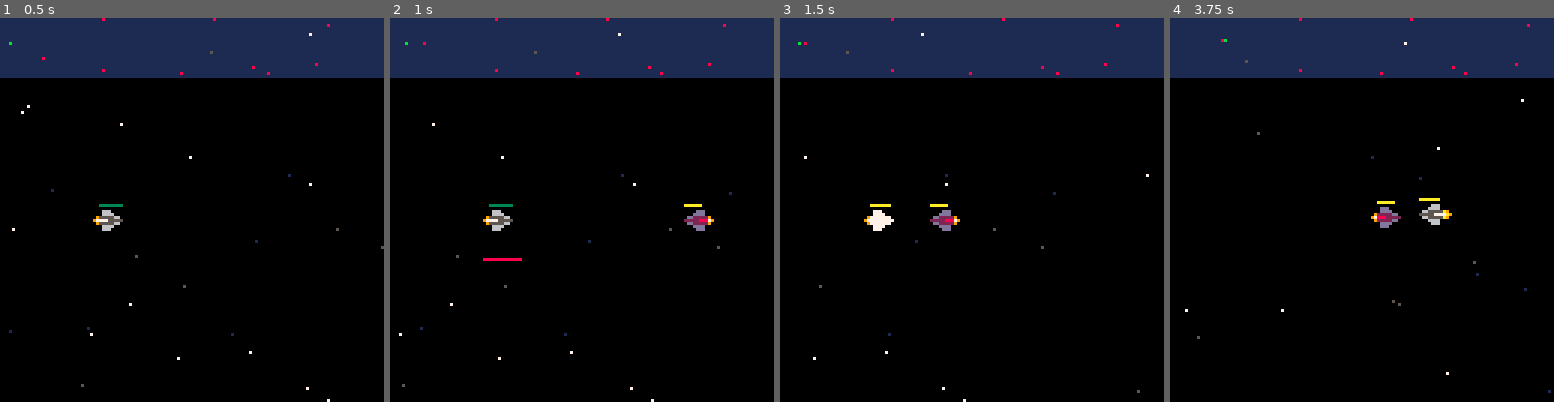
Above: before the commit, frames 1-4 (left to right).
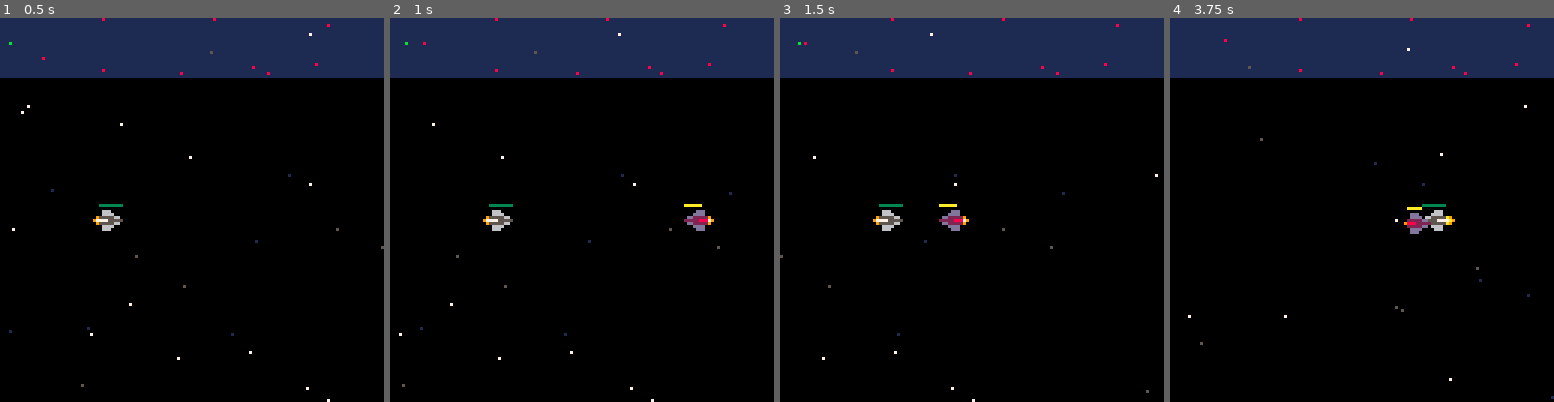
Above: after the commit, the same moments.

Repository: jondkoon/defender
Game: PICO-8 cartridge defender.p8
Two runs of this game, one before a commit and one after it. Both use one fixed random seed, a clock stepped at 60 frames per second and the inputs below.
Inputs:
- Up to frame 1 (0.5 s): tap X (X key) at 0.33 s
- Up to frame 2 (1 s): tap O (Z key) at 0.7 s
- Up to frame 3 (1.5 s): tap X (X key) at 1.07 s
- Up to frame 4 (3.75 s): hold Right 1.6-2.1 s; tap O (Z key) every 0.4 s from 1.7 to 3.7 s; tap X (X key) at 1.85, 2.97 s; hold Up 2.15-2.42 s; hold Right 2.47-3.03 s; hold Left 3.08-3.58 s; hold Down from 3.63 s (still down)

Frame 1 is identical in both runs. In frame 2, less than 0.1% of the frame differs, in the area x 24-35%, y 62-64%; in frame 3, 1.0%; in frame 4, 1.2%, in the area x 3-100%, y 5-100%.

Commit message:
better AI tracking

Diff:
--- a/defender.p8
+++ b/defender.p8
@@ -278,6 +278,9 @@
 			end
 
 			local desired_x = (player_ship.x + player_ship.dx) - 20
+			if (self.x > player_ship.x) then
+				desired_x += 40
+			end
 			local x_diff = (self.x + self.dx) - desired_x
 			if(x_diff > 10) then
 				self:go_left()
@@ -286,7 +289,7 @@
 			end
 
 			if (rnd(1) > 0.5) then
-				self:fire()
+				-- self:fire()
 			end
 		end
 	})
